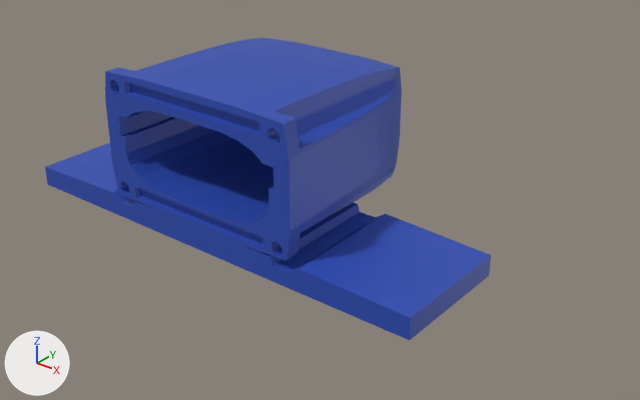
One commit to the Blender file CAD/VelocitySmall.blend: the scene before it, then after it.
The view is the same before and after, from a camera (50 mm lens) standing at (104.8, -93.8, 53.1) and looking at (15.8, 17.5, -15.9). Every picture has the same lights, and +X, +Y and +Z are marked at lower left.

In view in the first picture: 'CaseBack'.
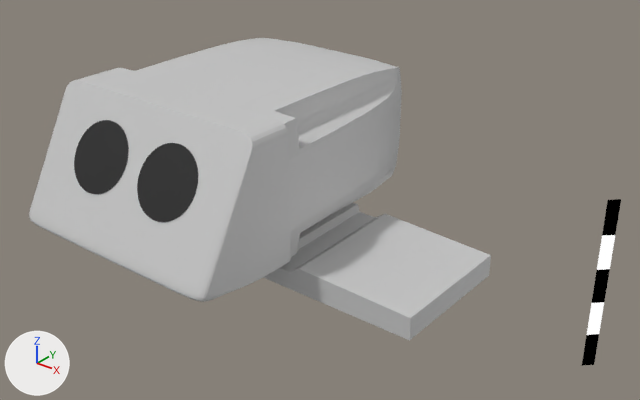
The change, as a diff of the scene's bpy script:
```diff
--- a/CAD/VelocitySmall.blend.py
+++ b/CAD/VelocitySmall.blend.py
@@ mat_material_001 @@
 mat_material_001 = principled_material('Material.001')
-mat_material_001.base_color = (0.0259, 0.074, 0.457)  # blue #2d4db4
+mat_material_001.base_color = (0.592, 0.592, 0.592)  # light grey #cacaca
@@ mat_material_002 @@
+mat_material_002 = emission_material('Material.002')
+mat_material_002.base_color = (0.0, 0.0, 0.0)  # black #000000
+mat_material_002.strength = 0.0
@@ mat_material_003 @@
+mat_material_003 = emission_material('Material.003')
+mat_material_003.base_color = (1.0, 1.0, 1.0)  # white #ffffff
@@ me_cube_006 @@
+me_cube_006.from_pydata(...)  # 14325 vertices, 13832 faces; spans x -11.0..11.0, y -17.9..2.6, z -20.0..5.0
+me_cube_006.materials.append(mat_material_001)  # light grey #cacaca
@@ me_plane_005 @@
+me_plane_005.from_pydata([(-2.5, -2.5, 0.0), (2.5, -2.5, 0.0), (-2.5, 2.5, 0.0), (2.5, 2.5, 0.0)], [], [(0, 1, 3, 2)])
+me_plane_005.materials.append(mat_material_002)  # black #000000
@@ me_plane_004 @@
+me_plane_004.from_pydata([(-2.5, -2.5, 0.0), (2.5, -2.5, 0.0), (-2.5, 2.5, 0.0), (2.5, 2.5, 0.0)], [], [(0, 1, 3, 2)])
+me_plane_004.materials.append(mat_material_003)  # white #ffffff
@@ me_plane_002 @@
+me_plane_002.from_pydata([(-2.5, -2.5, 0.0), (2.5, -2.5, 0.0), (-2.5, 2.5, 0.0), (2.5, 2.5, 0.0)], [], [(0, 1, 3, 2)])
+me_plane_002.materials.append(mat_material_003)  # white #ffffff
@@ ob_stranducer @@
 ob_stranducer.scale = (1.04, 1.04, 1.0)
-ob_stranducer.hide_render = True
@@ ob_sreciever @@
 ob_sreciever.scale = (1.04, 1.04, 1.0)
-ob_sreciever.hide_render = True
@@ ob_case_render @@
+ob_case_render = bpy.data.objects.new('Case Render', me_cube_006)
+ob_case_render.location = (0.0, 0.0, 0.0)
+ob_case_render.scale = (2.0, 1.0, 1.0)
@@ ob_plane_004 @@
+ob_plane_004 = bpy.data.objects.new('Plane.004', me_plane_005)
+ob_plane_004.location = (71.4, 6.2, 2.8)
+ob_plane_004.rotation_euler = (1.571, 0.0, 0.785)  # degrees (90, 0, 45)
+ob_plane_004.scale = (0.35, 1.0, 1.0)
@@ ob_plane_003 @@
+ob_plane_003 = bpy.data.objects.new('Plane.003', me_plane_004)
+ob_plane_003.location = (71.4, 6.2, -2.2)
+ob_plane_003.rotation_euler = (1.571, 0.0, 0.785)  # degrees (90, 0, 45)
+ob_plane_003.scale = (0.35, 1.0, 1.0)
@@ ob_plane_002 @@
+ob_plane_002 = bpy.data.objects.new('Plane.002', me_plane_005.copy())
+ob_plane_002.location = (71.4, 6.2, -7.2)
+ob_plane_002.rotation_euler = (1.571, 0.0, 0.785)  # degrees (90, 0, 45)
+ob_plane_002.scale = (0.35, 1.0, 1.0)
@@ ob_plane_001 @@
+ob_plane_001 = bpy.data.objects.new('Plane.001', me_plane_002)
+ob_plane_001.location = (71.4, 6.2, -12.2)
+ob_plane_001.rotation_euler = (1.571, 0.0, 0.785)  # degrees (90, 0, 45)
+ob_plane_001.scale = (0.35, 1.0, 1.0)
@@ ob_plane @@
+ob_plane = bpy.data.objects.new('Plane', me_plane_005.copy())
+ob_plane.location = (71.4, 6.2, -17.2)
+ob_plane.rotation_euler = (1.571, 0.0, 0.785)  # degrees (90, 0, 45)
+ob_plane.scale = (0.35, 1.0, 1.0)
```

Pixel boxes [x1, y1, x2, y2] of what changed, in the pictures (640 x 400 px):
'CaseBack', recoloured (blue to grey): [45, 38, 491, 340] in both
'Case Render', added: after [29, 71, 291, 302]
'STranducer', shown (black): after [137, 143, 198, 222]
'SReciever', shown (black): after [74, 120, 129, 194]
'Plane.004', added (black): after [602, 199, 621, 236]
'Plane.003', added: after [597, 235, 615, 270]
'Plane.002', added (black): after [592, 269, 610, 303]
'Plane.001', added: after [587, 302, 604, 335]
'Plane', added: after [582, 334, 599, 366]
